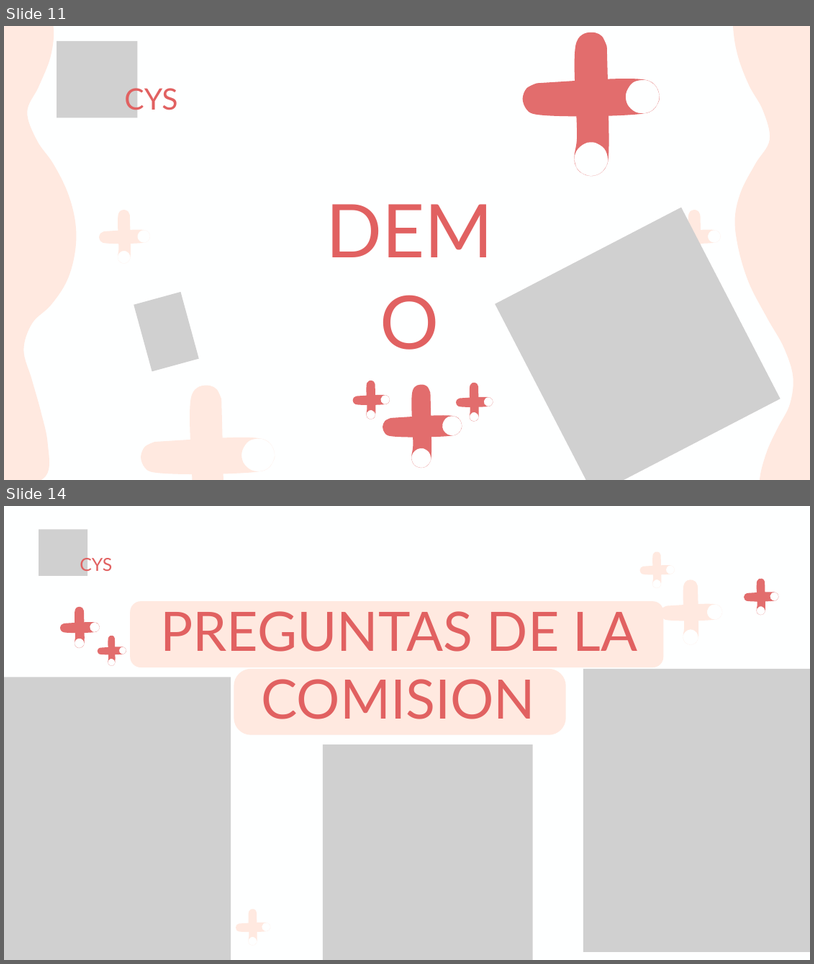
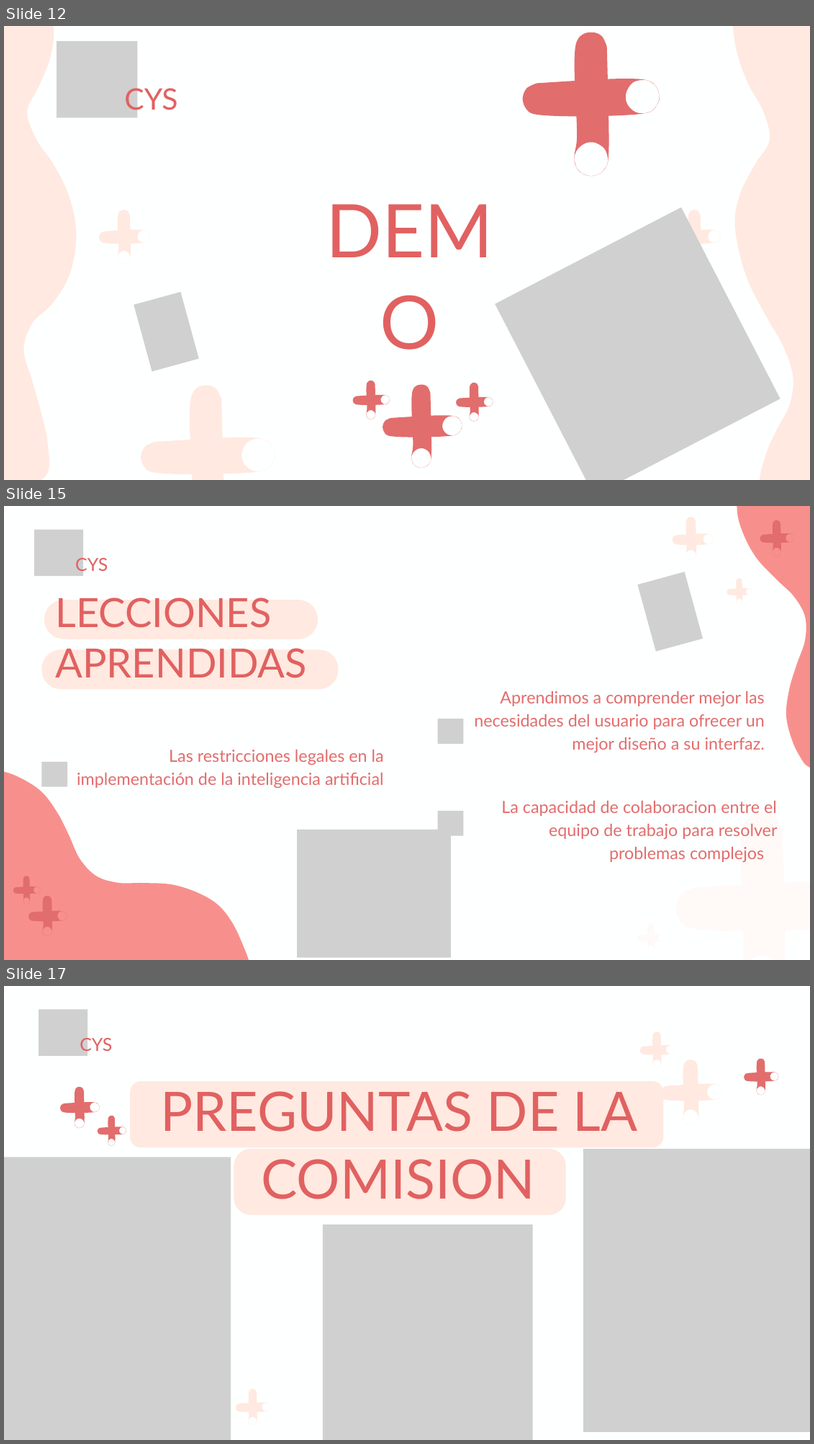
Before and after one commit to SamuelVallejos/Consultorio_Cys, a slide deck: Fase 3/Evidencias Grupales/Presentación Final Del Proyecto (Español) - .pptx. Shown one above the other, each under a label of ours: slides 11 and 14 before the commit, slides 12, 15 and 17 after it; the slides between them are not shown. The pictures are 814x964 and 814x1444 pixels, drawn with LibreOffice and Linux fonts; fonts in the diff are those of the drawing; grey boxes stand for pictures. Boxes give left, top, right and bottom in pixels: in the first picture for what was removed or moved away, otherwise in the second. Text is boxed around its words. In the diff, an @@ line names an element or a change of style, - is before the commit and + after.

```diff
--- a/Fase 3/Evidencias Grupales/Presentación Final Del Proyecto (Español) - .pptx
+++ b/Fase 3/Evidencias Grupales/Presentación Final Del Proyecto (Español) - .pptx
@@ slide 15 added at [4, 506, 810, 960], background #FEFFFF @@
@@ freeform shape added at [452, 506, 810, 806], fill #F7908D @@
@@ freeform shape added at [685, 517, 697, 560], fill #FFE9E0 @@
@@ freeform shape added at [772, 520, 782, 556], fill #E26D6D @@
@@ picture added at [34, 529, 83, 576] @@
@@ freeform shape added at [672, 533, 714, 546], fill #FFE9E0 @@
@@ freeform shape added at [761, 533, 795, 543], fill #E26D6D @@
@@ text added at [75, 556, 108, 574], 32 pt, text #E16161 @@
+CYS
@@ picture added at [638, 572, 703, 651] @@
@@ freeform shape added at [727, 588, 752, 595], fill #FFE9E0 @@
@@ freeform shape added at [736, 578, 743, 605], fill #FFE9E0 @@
@@ freeform shape added at [44, 600, 318, 639], fill #FFE9E0 @@
@@ text added at [55, 597, 307, 678], 72 pt, text #E16161 @@
+LECCIONES APRENDIDAS
@@ freeform shape added at [42, 649, 339, 689], fill #FFE9E0 @@
@@ text added at [474, 691, 765, 752], 30 pt, text #E26D6D @@
+Aprendimos a comprender mejor las necesidades del usuario para ofrecer un mejor diseño a su interfaz.
@@ picture added at [438, 718, 463, 744] @@
@@ picture added at [42, 762, 67, 787] @@
@@ text added at [77, 749, 384, 788], 30 pt, text #E26D6D @@
+Las restricciones legales en la implementación de la inteligencia artificial
@@ freeform shape added at [4, 770, 484, 960], fill #F7908D @@
@@ text added at [502, 800, 778, 862], 30 pt, text #E26D6D @@
+La capacidad de colaboracion entre el equipo de trabajo para resolver problemas complejos
@@ picture added at [297, 829, 451, 957] @@
@@ picture added at [438, 811, 463, 836] @@
@@ freeform shape added at [737, 813, 787, 960], fill #FFF9F7 @@
@@ freeform shape added at [13, 885, 40, 893], fill #E26D6D @@
@@ freeform shape added at [23, 875, 30, 904], fill #E26D6D @@
@@ freeform shape added at [676, 878, 810, 932], fill #FFF9F7 @@
@@ freeform shape added at [28, 910, 67, 921], fill #E26D6D @@
@@ freeform shape added at [41, 896, 52, 937], fill #E26D6D @@
@@ freeform shape added at [342, 912, 369, 921], fill #FFE9E0 @@
@@ freeform shape added at [351, 902, 359, 931], fill #FFE9E0 @@
@@ freeform shape added at [638, 934, 665, 942], fill #FFF9F7 @@
@@ freeform shape added at [647, 923, 655, 952], fill #FFF9F7 @@
@@ what was slide 11 is now slide 12 @@
@@ what was slide 14 is now slide 17 @@
```
Also in this commit, not shown: 9 slides changed, 3 other slides added, 2 slides removed.
